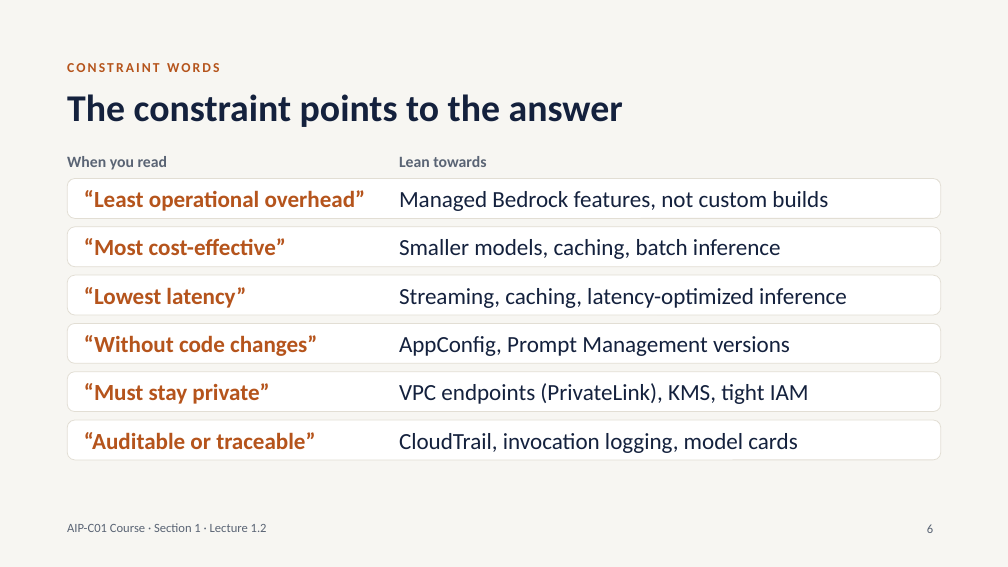
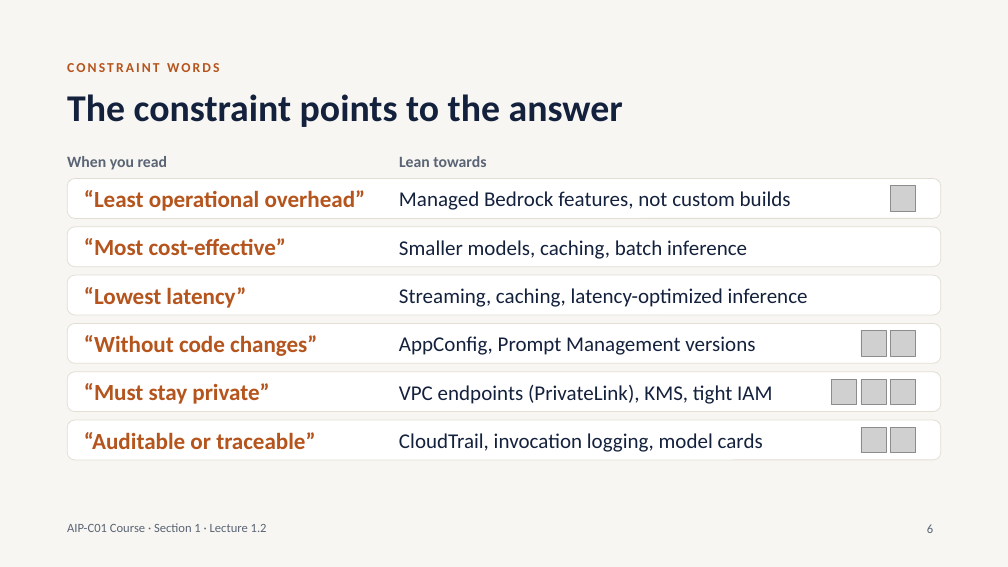
Before and after one commit to telberrak/aws-ai-developer, a slide deck: slide 6 of V2/slides/lecture-1.2.pptx. Drawn at 1008x567 pixels with LibreOffice and Linux fonts; fonts in the diff are those of the drawing; grey boxes stand for pictures. Boxes give left, top, right and bottom in pixels: in the first picture for what was removed or moved away, otherwise in the second. Text is boxed around its words. In the diff, an @@ line names an element or a change of style, - is before the commit and + after.

```diff
--- a/V2/slides/lecture-1.2.pptx
+++ b/V2/slides/lecture-1.2.pptx
@@ picture added at [891, 186, 916, 211] @@
@@ picture added at [861, 331, 886, 356] @@
@@ picture added at [891, 331, 916, 356] @@
@@ picture added at [832, 379, 857, 404] @@
@@ picture added at [861, 379, 886, 404] @@
@@ picture added at [891, 379, 916, 404] @@
@@ size 22 to 20 pt in 6 elements at [399, 191, 791, 210], [399, 240, 747, 259], [399, 288, 808, 307], [399, 336, 755, 355], [399, 385, 772, 404], [399, 433, 763, 452] @@
@@ picture added at [861, 427, 886, 452] @@
@@ picture added at [891, 427, 916, 452] @@
```
Also in this commit, not shown: 23 other files.
